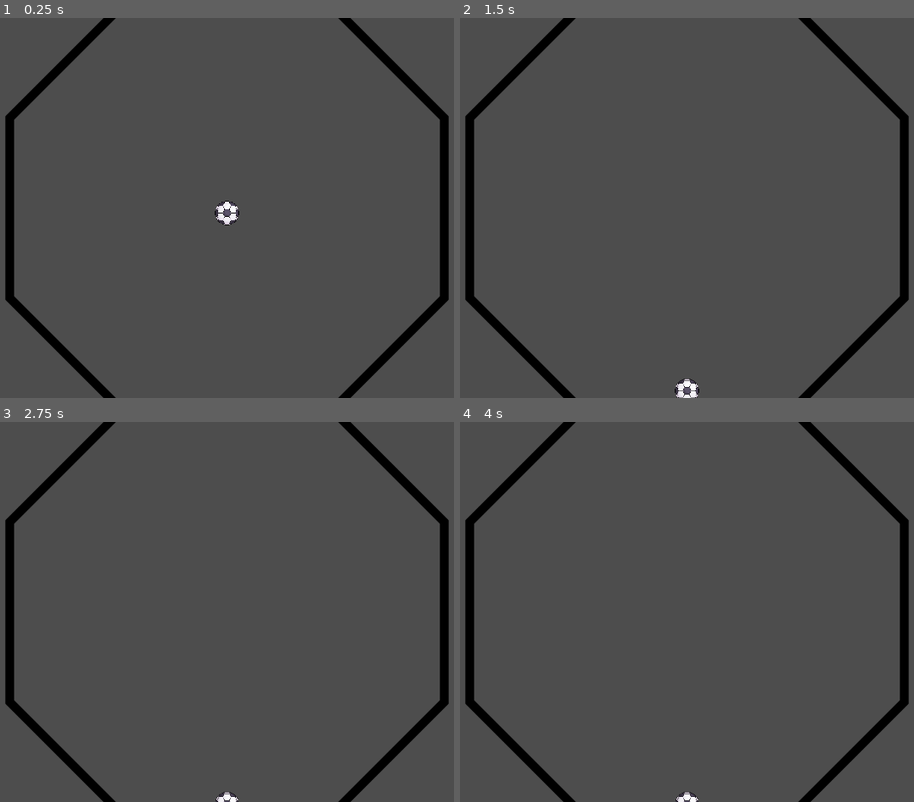
Above: before the commit, frames 1-4 (two rows, left to right).
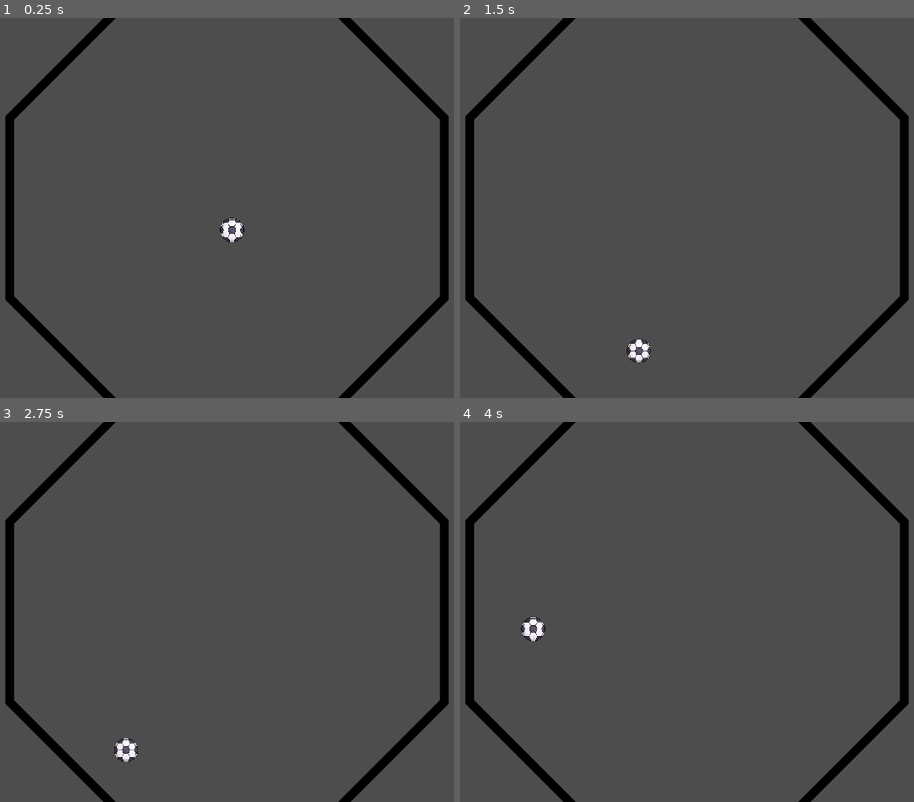
Above: after the commit, the same moments.

Repository: Renovare10/Octapong
Game: Godot game, scene res://Main.tscn
Same seed, same stepped clock (60 frames per second), same inputs: the game is played once before the commit and once after it.
Inputs:
- Up to frame 1 (0.25 s): no input
- Up to frame 2 (1.5 s): hold Right (ui_right) 0.53-1.28 s; hold Left (ui_left) from 1.28 s (still down)
- Up to frame 3 (2.75 s): release Left (ui_left) at 2.03 s; hold Right (ui_right) from 2.03 s (still down)
- Up to frame 4 (4 s): release Right (ui_right) at 3.53 s; hold Left (ui_left) from 3.53 s (still down)

The runs differ from the first frame. In frame 1, 0.4% of the frame differs, in the area x 47-54%, y 48-60%; in frame 2, 0.4%, in the area x 36-53%, y 84-100%; in frame 3, 0.3%; in frame 4, 0.3%.

Commit message:
Working on gravity

Diff:
--- a/Main.tscn
+++ b/Main.tscn
@@ -1,7 +1,13 @@
-[gd_scene load_steps=7 format=3 uid="uid://v6ieas1brhk6"]
+[gd_scene load_steps=11 format=3 uid="uid://v6ieas1brhk6"]
 
+[ext_resource type="Script" uid="uid://b440vvmfqilws" path="res://main.gd" id="1_fos0i"]
 [ext_resource type="Texture2D" uid="uid://caoh88wnccrjq" path="res://proxy-image.png" id="1_glv2v"]
+[ext_resource type="Script" uid="uid://c27yrrc3b5d2b" path="res://ball.gd" id="2_cm0pq"]
 [ext_resource type="Texture2D" uid="uid://netjwjxp400k" path="res://ball.png" id="2_uu6xs"]
+[ext_resource type="Script" uid="uid://bcn82k51e5tpl" path="res://player.gd" id="3_r0du0"]
+
+[sub_resource type="RectangleShape2D" id="RectangleShape2D_3dxm6"]
+size = Vector2(287.644, 312.069)
 
 [sub_resource type="CircleShape2D" id="CircleShape2D_glv2v"]
 radius = 34.0
@@ -15,7 +21,17 @@
 [sub_resource type="GradientTexture2D" id="GradientTexture2D_cm0pq"]
 gradient = SubResource("Gradient_r0du0")
 
-[node name="Node2D" type="Node2D"]
+[node name="Node2D" type="Node2D" node_paths=PackedStringArray("ball")]
+script = ExtResource("1_fos0i")
+ball = NodePath("Ball")
+
+[node name="GoalArea" type="Area2D" parent="."]
+position = Vector2(0, 598.56)
+scale = Vector2(1.74, 1.74)
+
+[node name="CollisionShape2D" type="CollisionShape2D" parent="GoalArea"]
+position = Vector2(0.14368, -147.736)
+shape = SubResource("RectangleShape2D_3dxm6")
 
 [node name="Octagon" type="Node2D" parent="."]
 scale = Vector2(1.74, 1.74)
@@ -30,7 +46,8 @@
 polygon = PackedVector2Array(347, -144, 144.253, -347.701, -143, -347, -347.701, -143.678, -348, 144, -144.253, 347.701, 144, 348, 348, 143, 362, 150, 151, 362, -150, 362.069, -363, 150, -362, -152, -151, -362, 150, -362.069, 362.069, -150, 362, 150, 348, 143)
 
 [node name="Ball" type="RigidBody2D" parent="."]
-gravity_scale = 0.5
+gravity_scale = 0.0
+script = ExtResource("2_cm0pq")
 
 [node name="CollisionShape2D" type="CollisionShape2D" parent="Ball"]
 shape = SubResource("CircleShape2D_glv2v")
@@ -41,9 +58,9 @@
 
 [node name="Camera2D" type="Camera2D" parent="."]
 
-[node name="Player" type="RigidBody2D" parent="."]
+[node name="Player" type="CharacterBody2D" parent="."]
 position = Vector2(0, 567)
-gravity_scale = 0.0
+script = ExtResource("3_r0du0")
 
 [node name="CollisionShape2D" type="CollisionShape2D" parent="Player"]
 shape = SubResource("RectangleShape2D_uu6xs")
@@ -51,3 +68,5 @@
 [node name="Sprite2D" type="Sprite2D" parent="Player"]
 scale = Vector2(1.65625, 0.4375)
 texture = SubResource("GradientTexture2D_cm0pq")
+
+[connection signal="body_entered" from="GoalArea" to="." method="_on_area_2d_body_entered"]
--- /dev/null
+++ b/ball.gd
@@ -0,0 +1,20 @@
+extends RigidBody2D
+
+# Configurable initial speed
+@export var initial_speed: float = 300.0  # Pixels per second, tweak for balance
+
+func _ready() -> void:
+	# Zero gravity
+	gravity_scale = 0.0
+
+	# Perfect elasticity (retain all momentum on bounce)
+	physics_material_override = PhysicsMaterial.new()
+	physics_material_override.bounce = 1.0
+	physics_material_override.friction = 0.0  # No energy loss
+
+	# Random initial direction (45-135 degrees for fair start, adjust as needed)
+	var random_angle = deg_to_rad(randf_range(45, 135))
+	var direction = Vector2(cos(random_angle), sin(random_angle)).normalized()
+
+	# Apply initial momentum
+	linear_velocity = direction * initial_speed
--- /dev/null
+++ b/main.gd
@@ -0,0 +1,20 @@
+extends Node2D
+
+@export var ball: RigidBody2D
+var score: int = 0
+
+func _ready() -> void:
+	$GoalArea.body_entered.connect(_on_goal_area_body_entered)
+
+func _on_goal_area_body_entered(body: Node) -> void:
+	if body == ball:
+		score += 1
+		print("Score: ", score)
+		reset_ball()
+
+func reset_ball() -> void:
+	ball.position = Vector2(512, 300)  # 1024x600 screen
+	var angle_range = [randf_range(45, 135), randf_range(225, 315)]
+	var random_angle = deg_to_rad(angle_range[randi() % 2])
+	var direction = Vector2(cos(random_angle), sin(random_angle)).normalized()
+	ball.linear_velocity = direction * ball.initial_speed
--- /dev/null
+++ b/player.gd
@@ -0,0 +1,23 @@
+extends CharacterBody2D
+
+# Configurable speed for paddle movement
+@export var speed: float = 400.0  # Pixels per second, tweak in editor
+# Fixed Y position for the paddle
+@export var fixed_y_position: float = 567.0  # Set to your desired Y-coordinate
+
+func _ready() -> void:
+	# Set initial Y position
+	position.y = fixed_y_position
+
+func _physics_process(delta: float) -> void:
+	# Get input direction (1 for right, -1 for left, 0 for no input)
+	var direction: float = Input.get_axis("ui_left", "ui_right")
+
+	# Set velocity for left/right movement, lock Y velocity to 0
+	velocity = Vector2(direction * speed, 0.0)
+
+	# Apply movement and handle collisions
+	move_and_slide()
+
+	# Force Y position to stay locked
+	position.y = fixed_y_position
--- a/project.godot
+++ b/project.godot
@@ -19,3 +19,7 @@
 window/size/viewport_width=1920
 window/size/viewport_height=1080
 window/size/mode=2
+
+[physics]
+
+2d/default_linear_damp=0.0
Not shown, added: ball.gd.uid
Not shown, added: main.gd.uid
Not shown, added: player.gd.uid
